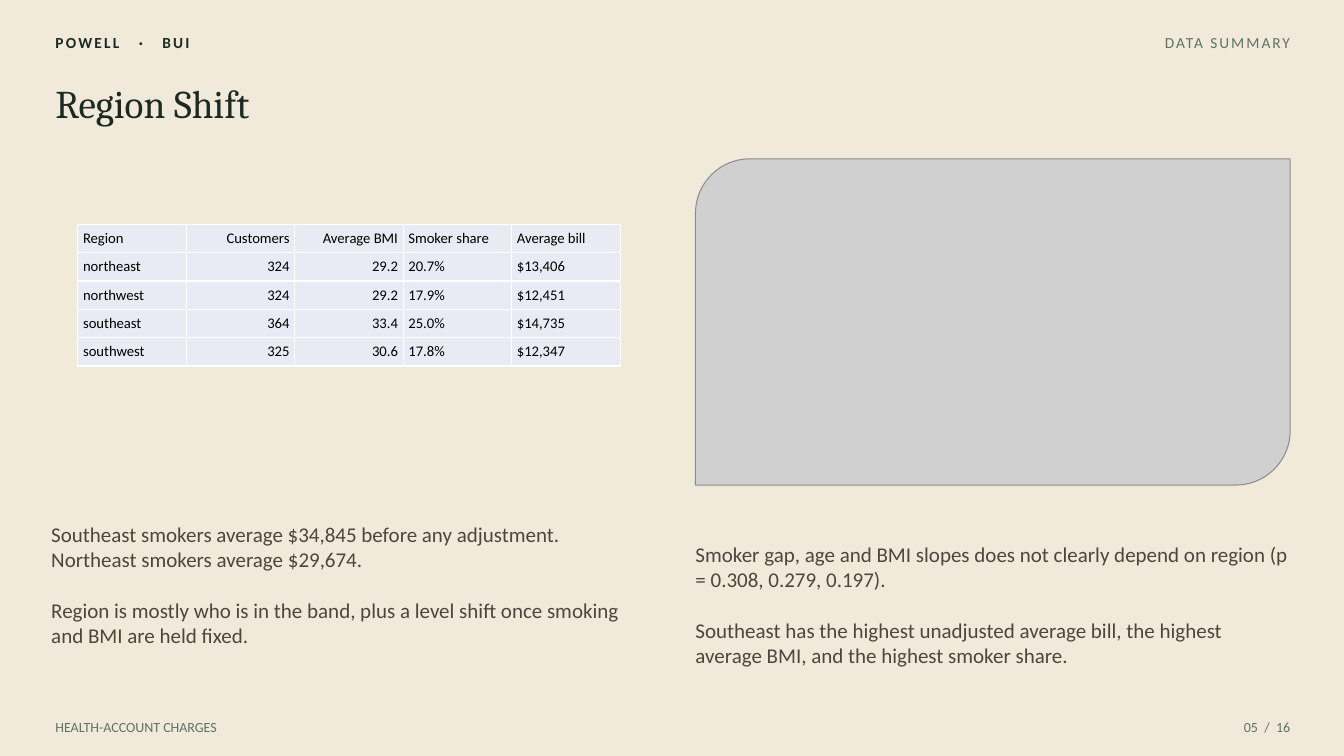
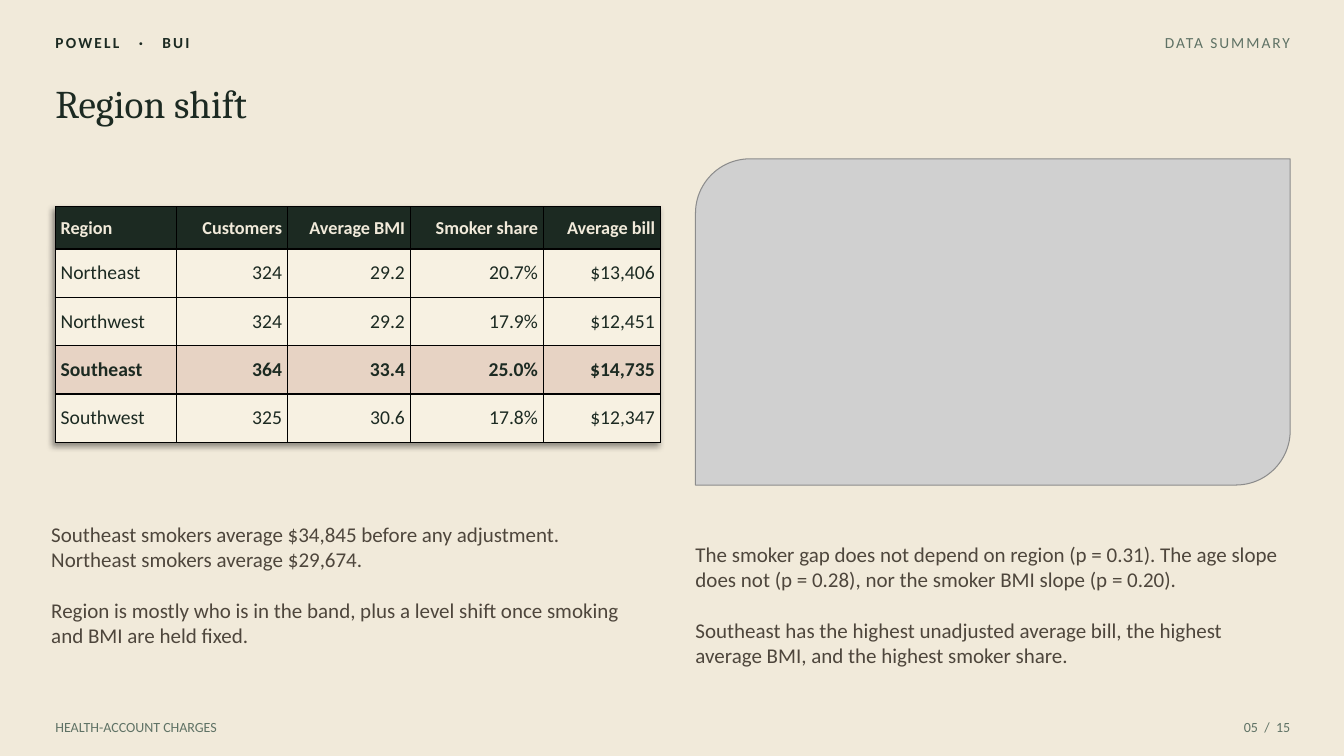
Before and after one commit to PowellOnPoint/msds-6372-project1-insurance, a slide deck: slide 5 of Executive_Summary/Project1_Insurance_Presentation.pptx. Drawn at 1344x756 pixels with LibreOffice and Linux fonts; fonts in the diff are those of the drawing; grey boxes stand for pictures. Boxes give left, top, right and bottom in pixels: in the first picture for what was removed or moved away, otherwise in the second. Text is boxed around its words. In the diff, an @@ line names an element or a change of style, - is before the commit and + after.

```diff
--- a/Executive_Summary/Project1_Insurance_Presentation.pptx
+++ b/Executive_Summary/Project1_Insurance_Presentation.pptx
@@ text at (55,90,247,127): text changed @@
-Region Shift
+Region shift
@@ table at (55,207,660,443) @@
-row 2, column 1: northeast
+row 2, column 1: Northeast
-row 3, column 1: northwest
+row 3, column 1: Northwest
-row 4, column 1: southeast
+row 4, column 1: Southeast
-row 5, column 1: southwest
+row 5, column 1: Southwest
@@ fill #E9EBF5 to #1C2A22 in row 1 @@
@@ fill #E9EBF5 to #F7F1E2 in 15 cells @@
@@ fill #E9EBF5 to #E7D3C4 in row 4 @@
@@ size 10.5 to 13 pt, text colour #000000 to #F1EADA in "Region", "Customers", "Average BMI", "Smoker share" and 1 more places @@
@@ bold on in "Region", "Customers", "Average BMI", "Smoker share" and 5 more places @@
@@ size 10.5 to 14 pt, text colour #000000 to #1C2A22 in "324", "29.2", "20.7%", "$13,406" and 12 more places @@
@@ less space between paragraphs @@
@@ alignment left to right @@
@@ borders changed @@
@@ table: place and size @@
-table at (78,225,622,366)
+table at (55,207,660,443)
@@ text at (695,547,1278,591): text changed @@
-Smoker gap, age and BMI slopes does not clearly depend on region (p = 0.308, 0.279, 0.197).
+The smoker gap does not depend on region (p = 0.31). The age slope does not (p = 0.28), nor the smoker BMI slope (p = 0.20).
@@ text at (1244,723,1290,732): text changed @@
-05 / 16
+05 / 15
```
Also in this commit, not shown: 13 other slides changed, 1 slide added, 1 slide removed.
